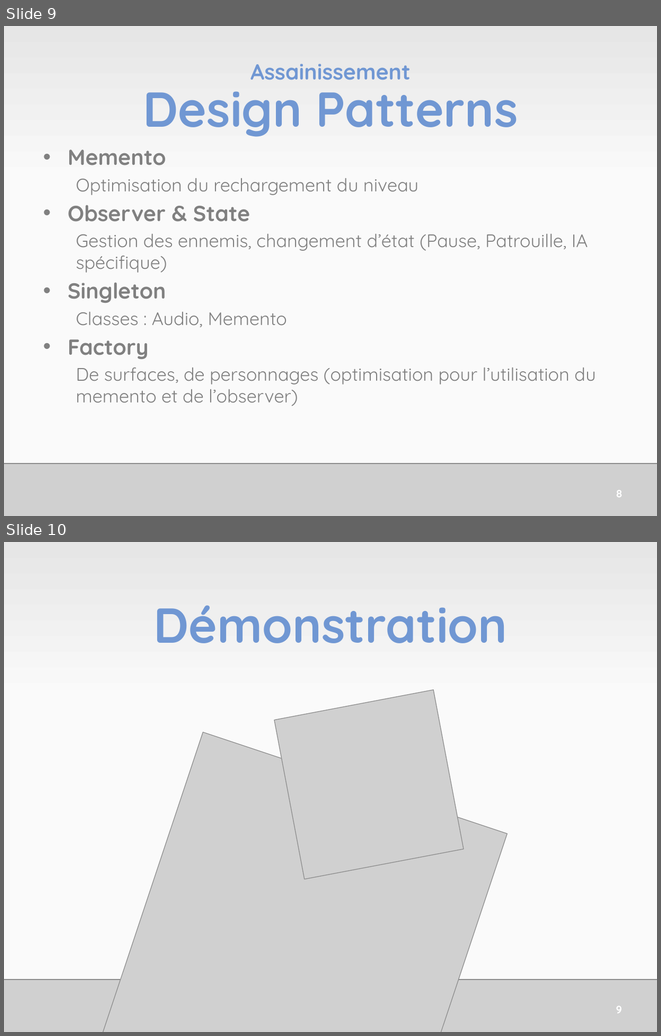
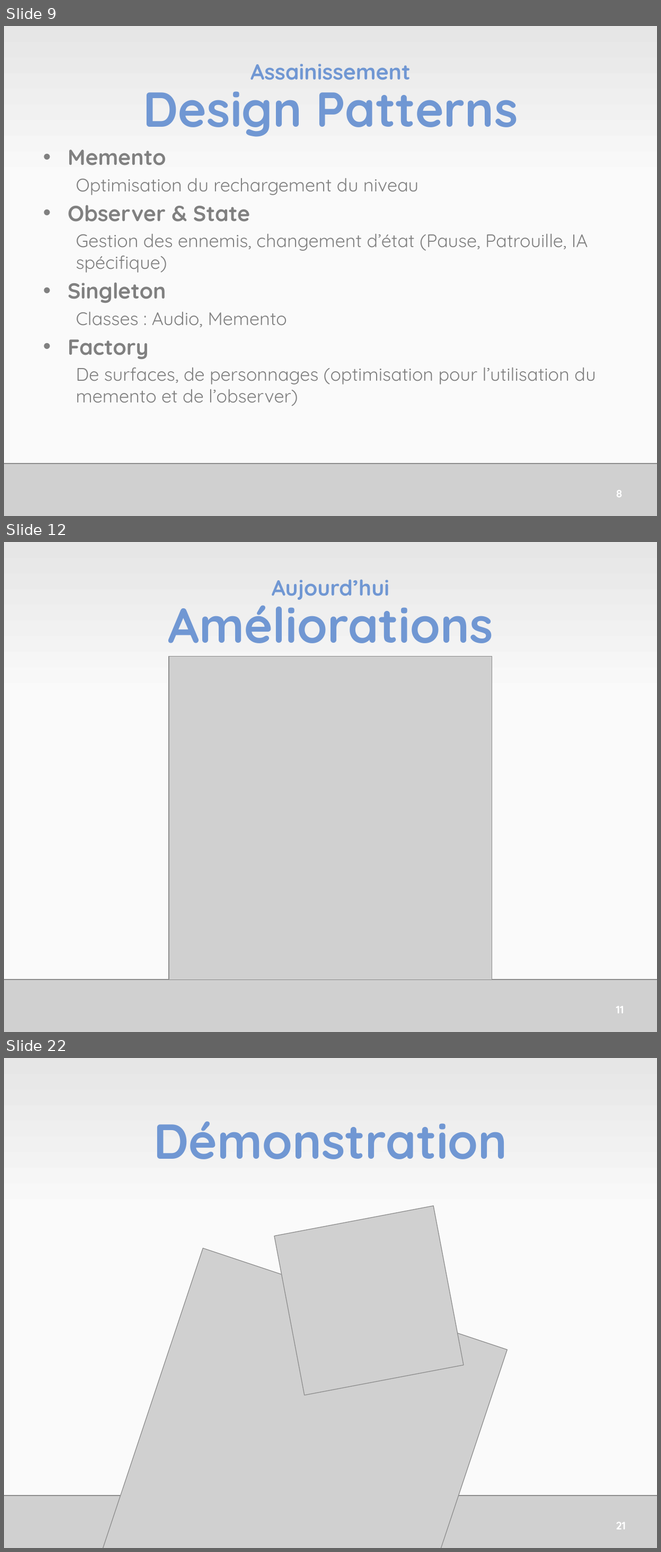
Before and after one commit to RomainClaret/bsc.p2.2, a slide deck: Administration/JamesGouinSePresente.pptx. Shown one above the other, each under a label of ours: slides 9 and 10 before the commit, slides 9, 12 and 22 after it; the slides between them are not shown. The pictures are 661x1036 and 661x1552 pixels, drawn with LibreOffice and Linux fonts; fonts in the diff are those of the drawing; grey boxes stand for pictures. Boxes give left, top, right and bottom in pixels: in the first picture for what was removed or moved away, otherwise in the second. Text is boxed around its words. In the diff, an @@ line names an element or a change of style, - is before the commit and + after.

```diff
--- a/Administration/JamesGouinSePresente.pptx
+++ b/Administration/JamesGouinSePresente.pptx
@@ slide 12 added at bbox=[4, 542, 657, 1032], background gradient #FAFAFA to #E6E6E6 @@
@@ title added at bbox=[168, 579, 493, 643], 54 pt, text #7097D3, bold @@
+Aujourd’hui
+Améliorations
@@ picture added at bbox=[169, 656, 493, 979] @@
@@ picture added at bbox=[4, 979, 657, 1032] @@
@@ page number added at bbox=[616, 1006, 624, 1013], 12 pt, text #FFFFFF, bold @@
+11
@@ what was slide 10 is now slide 22 @@
@@ page number at bbox=[616, 1522, 626, 1529]: text changed @@
-9
+21
```
Also in this commit, not shown: 11 other slides added, 5 other files.
